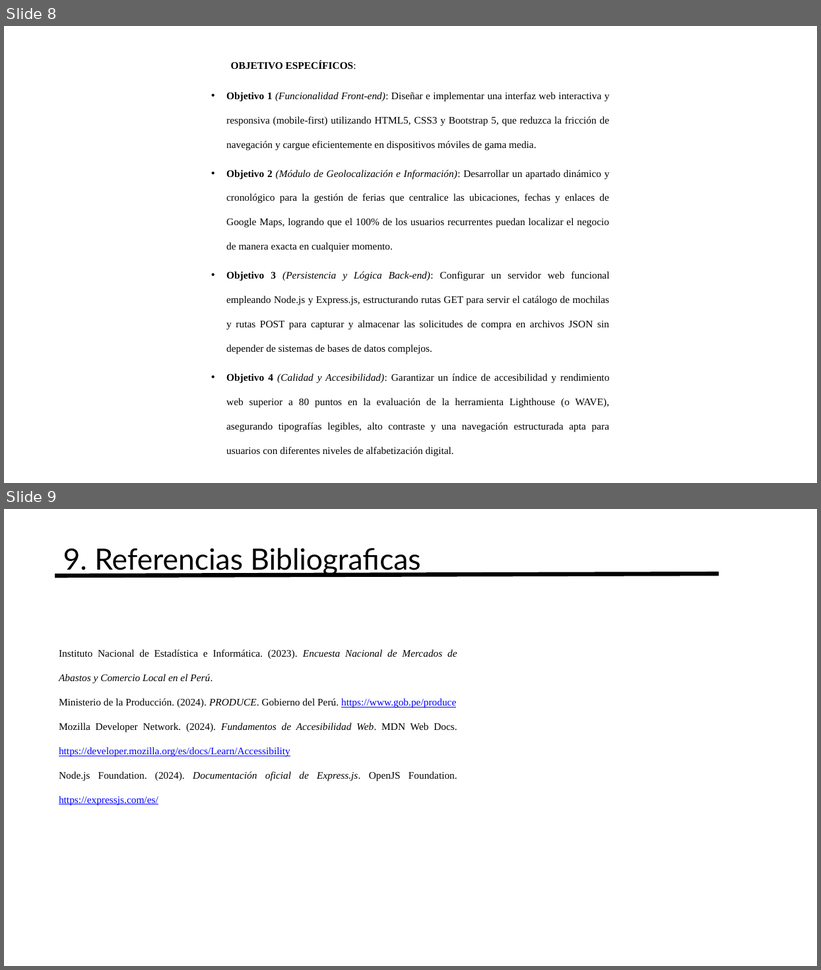
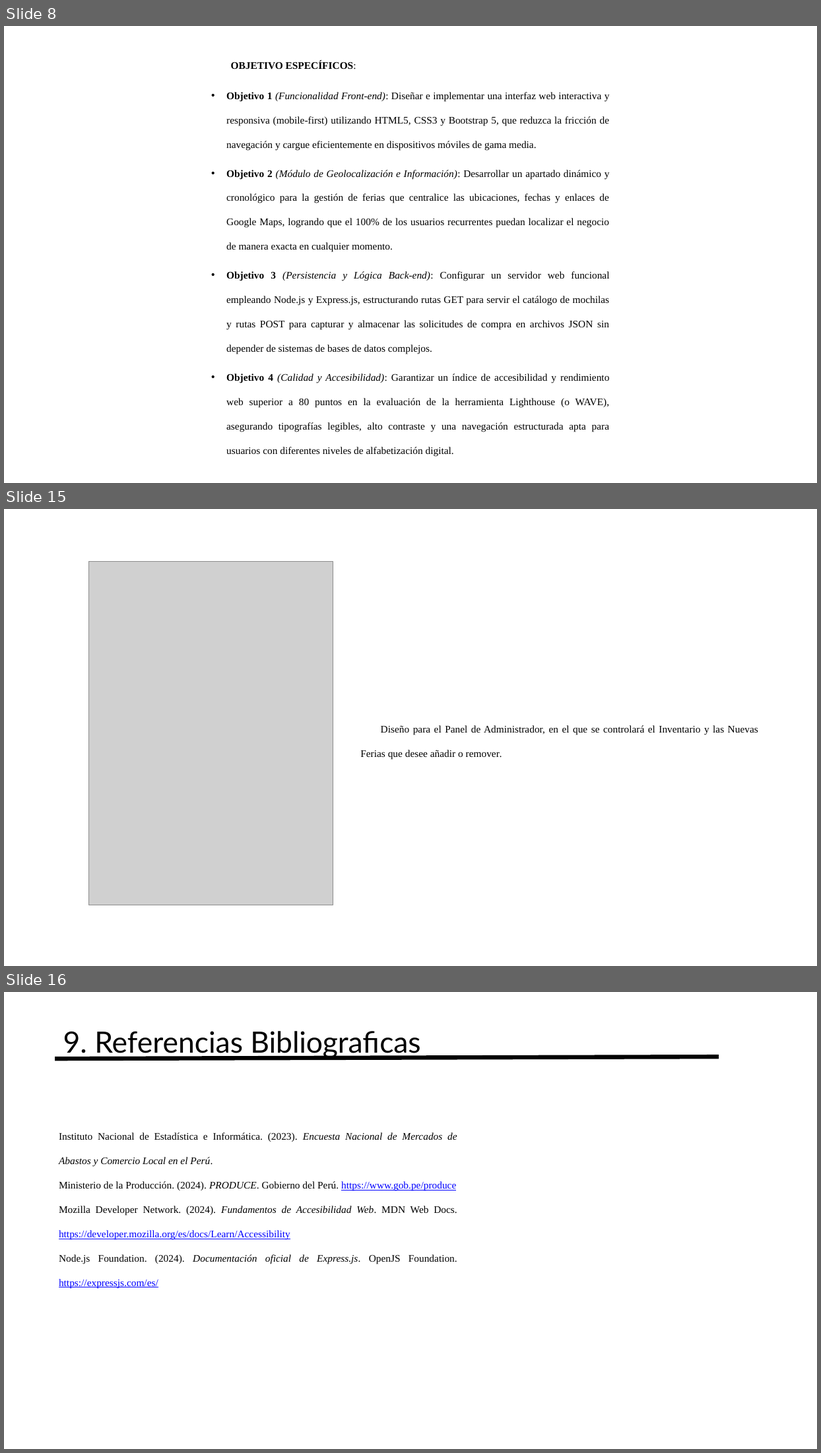
Before and after one commit to lITom182lI/Programacion-Web-3-Ciclo, a slide deck: PROYECTO FINAL/AVANCE PPT/Avance1_ProyectoPW.pptx. Shown one above the other, each under a label of ours: slides 8 and 9 before the commit, slides 8, 15 and 16 after it; the slides between them are not shown. The pictures are 821x970 and 821x1453 pixels, drawn with LibreOffice and Linux fonts; fonts in the diff are those of the drawing; grey boxes stand for pictures. Boxes give left, top, right and bottom in pixels: in the first picture for what was removed or moved away, otherwise in the second. Text is boxed around its words. In the diff, an @@ line names an element or a change of style, - is before the commit and + after.

```diff
--- a/PROYECTO FINAL/AVANCE PPT/Avance1_ProyectoPW.pptx
+++ b/PROYECTO FINAL/AVANCE PPT/Avance1_ProyectoPW.pptx
@@ slide 15 added at <box>4,509,817,966</box>, background #FFFFFF @@
@@ picture added at <box>88,561,333,905</box> @@
@@ text added at <box>360,725,758,759</box>, 18 pt, text #000000 @@
+Diseño para el Panel de Administrador, en el que se controlará el Inventario y las Nuevas Ferias que desee añadir o remover.
@@ what was slide 9 is now slide 16 @@
```
Also in this commit, not shown: 6 other slides added.
